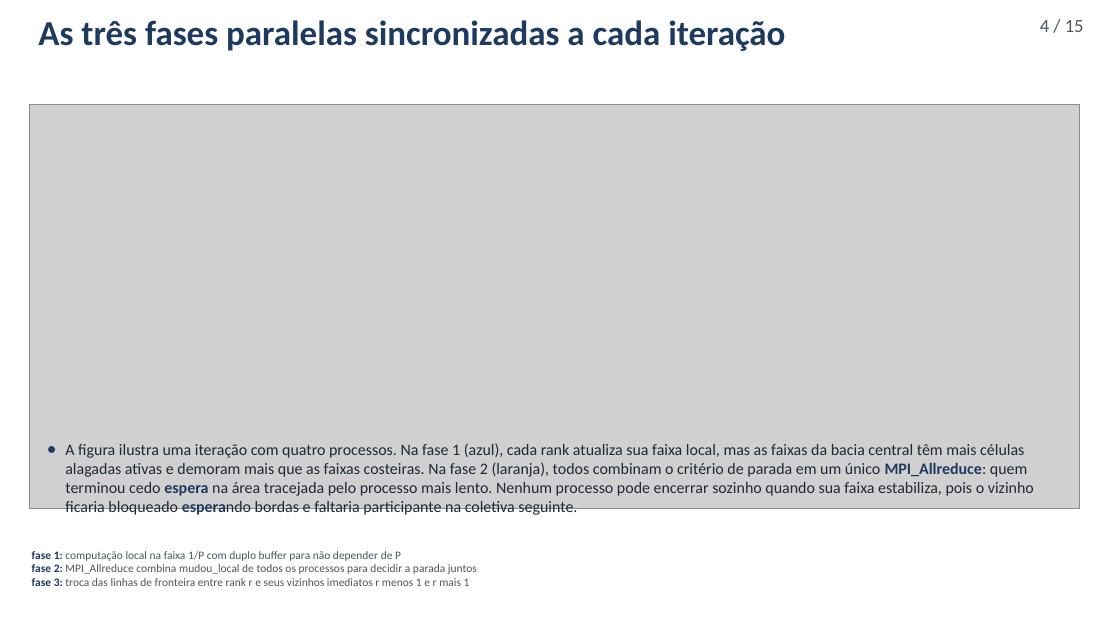
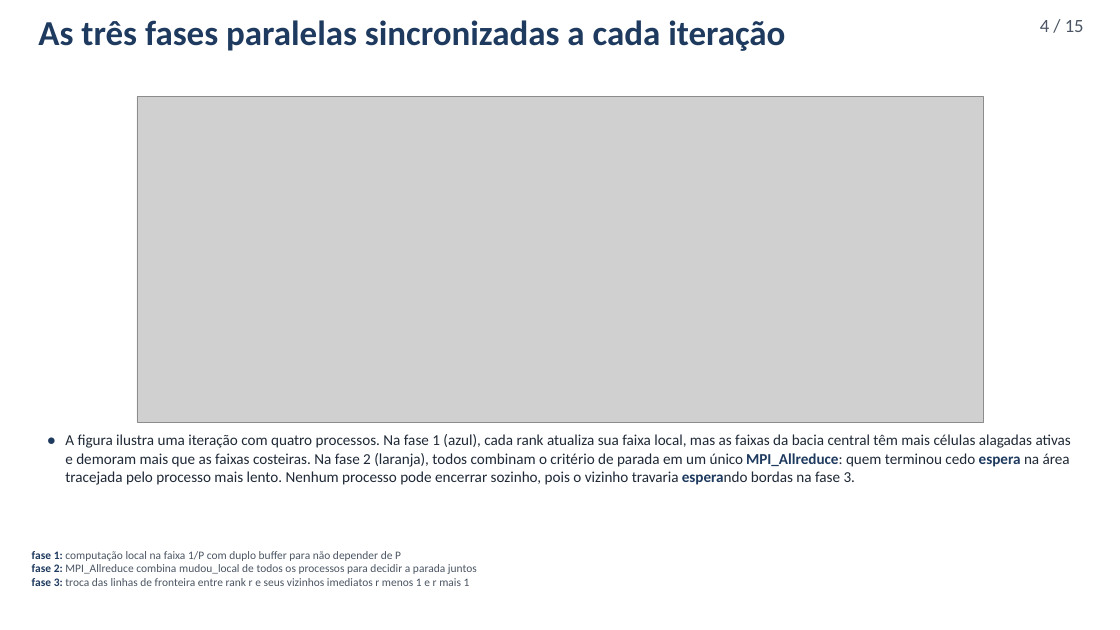
Before and after one commit to bengo501/Trabalho4-Computacao-Paralela, a slide deck: slide 4 of apresentacao/apresentacao.pptx. Drawn at 1120x630 pixels with LibreOffice and Linux fonts; fonts in the diff are those of the drawing; grey boxes stand for pictures. Boxes give left, top, right and bottom in pixels: in the first picture for what was removed or moved away, otherwise in the second. Text is boxed around its words. In the diff, an @@ line names an element or a change of style, - is before the commit and + after.

```diff
--- a/apresentacao/apresentacao.pptx
+++ b/apresentacao/apresentacao.pptx
@@ picture: place and size @@
-picture at (29,104,1080,509)
+picture at (137,97,983,423)
@@ text at (65,434,1071,485): text changed; size 13.7 to 13 pt @@
-● A figura ilustra uma iteração com quatro processos. Na fase 1 (azul), cada rank atualiza sua faixa local, mas as faixas da bacia central têm mais células alagadas ativas e demoram mais que as faixas costeiras. Na fase 2 (laranja), todos combinam o critério de parada em um único MPI_Allreduce: quem terminou cedo espera na área tracejada pelo processo mais lento. Nenhum processo pode encerrar sozinho quando sua faixa estabiliza, pois o vizinho ficaria bloqueado esperando bordas e faltaria participante na coletiva seguinte.
+● A figura ilustra uma iteração com quatro processos. Na fase 1 (azul), cada rank atualiza sua faixa local, mas as faixas da bacia central têm mais células alagadas ativas e demoram mais que as faixas costeiras. Na fase 2 (laranja), todos combinam o critério de parada em um único MPI_Allreduce: quem terminou cedo espera na área tracejada pelo processo mais lento. Nenhum processo pode encerrar sozinho, pois o vizinho travaria esperando bordas na fase 3.
```
Also in this commit, not shown: 5 other slides changed.
